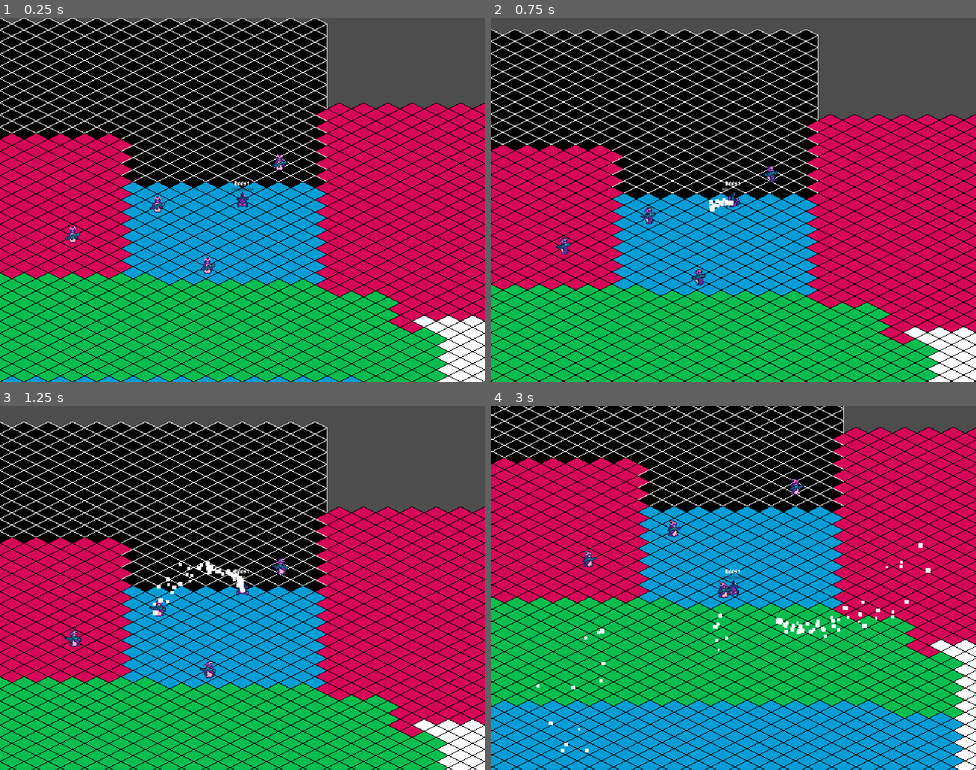
Above: before the commit, frames 1-4 (two rows, left to right).
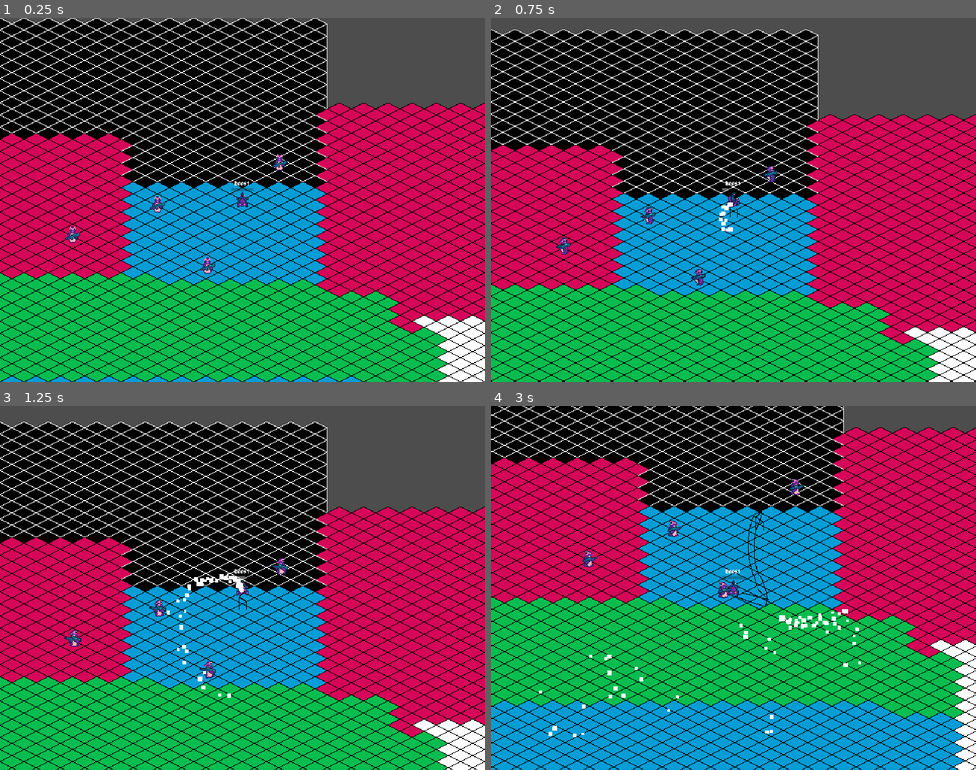
Above: after the commit, the same moments.

Repository: robert-brosh23/SLICK
Game: Godot game, scene res://main.tscn
The game is run twice, just before and just after one commit, with the same random seed, the same clock (stepped at 60 frames per second) and the same inputs.
Inputs:
- Up to frame 1 (0.25 s): no input
- Up to frame 2 (0.75 s): hold D (right) from 0.53 s (still down); hold Space (space) from 0.53 s (still down)
- Up to frame 3 (1.25 s): keep holding D (right); keep holding Space (space)
- Up to frame 4 (3 s): release D (right) at 1.28 s; release Space (space) at 1.28 s; hold A (left) 1.28-2.03 s; tap Space (space) at 1.35, 2.85 s; hold Space (space) 2.03-2.78 s; hold D (right) from 2.03 s (still down)

Frame 1 is identical in both runs. In frame 2, 0.2% of the frame differs, in the area x 45-51%, y 49-59%; in frame 3, 0.4%; in frame 4, 0.9%, in the area x 9-91%, y 29-96%.

Commit message:
add snow tread trails

Diff:
--- a/main.tscn
+++ b/main.tscn
@@ -3,6 +3,7 @@
 [ext_resource type="Texture2D" uid="uid://bjry5y7dhj0kv" path="res://sprites/iso_tileset.png" id="2_1bvp3"]
 [ext_resource type="PackedScene" uid="uid://cx12wbepve0ru" path="res://player/player.tscn" id="2_h2yge"]
 [ext_resource type="PackedScene" uid="uid://b7rbua24wkm4e" path="res://enemy/basic_penguin.tscn" id="3_h2yge"]
+[ext_resource type="PackedScene" uid="uid://bggv56c0juha2" path="res://visual/snow_tracks_trail/snow_trail.tscn" id="4_1bvp3"]
 
 [sub_resource type="TileSetAtlasSource" id="TileSetAtlasSource_0xm2m"]
 texture = ExtResource("2_1bvp3")
@@ -79,3 +80,6 @@
 
 [node name="BasicPenguin4" parent="." unique_id=569782360 instance=ExtResource("3_h2yge")]
 position = Vector2(49, -57)
+
+[node name="SnowTrail" parent="." unique_id=1413568504 node_paths=PackedStringArray("player") instance=ExtResource("4_1bvp3")]
+player = NodePath("../Player4")
--- a/player/player.tscn
+++ b/player/player.tscn
@@ -4,8 +4,8 @@
 [ext_resource type="Texture2D" uid="uid://clqdwu0jlwugl" path="res://sprites/player_spritesheet.png" id="2_n1sff"]
 [ext_resource type="PackedScene" uid="uid://rbpv2yyecy83" path="res://util/state_machine/state_matchine.tscn" id="3_afben"]
 [ext_resource type="PackedScene" uid="uid://fpc4vtdwsnr8" path="res://util/state_machine/state/state.tscn" id="4_nfto1"]
-[ext_resource type="Script" uid="uid://c2b8r851478jb" path="res://player/state/SkateState.gd" id="5_n1sff"]
-[ext_resource type="Script" uid="uid://ut4jpgeb3pyv" path="res://player/state/ChargeState.gd" id="6_afben"]
+[ext_resource type="Script" uid="uid://c2b8r851478jb" path="res://player/state/skate_state.gd" id="5_n1sff"]
+[ext_resource type="Script" uid="uid://ut4jpgeb3pyv" path="res://player/state/charge_state.gd" id="6_afben"]
 [ext_resource type="FontFile" uid="uid://c6lfcmqrq1huc" path="res://util/fonts/m3x6.ttf" id="8_n1sff"]
 [ext_resource type="PackedScene" uid="uid://3a7rvhu374cn" path="res://player/snow_spray_particles/spawner/particle_spawner.tscn" id="9_hg6s5"]
 
--- a/player/snow_spray_particles/spawner/particle_spawner.gd
+++ b/player/snow_spray_particles/spawner/particle_spawner.gd
@@ -5,6 +5,7 @@
 @export var player : Player
 
 var last_rotation : float
+var prev_particle_angle : Vector2
 var prev_particle_velocity : float
 
 func _process(delta: float) -> void:
@@ -14,11 +15,11 @@
 
 	var particle_spawn_angle
 	if rotation_delta > 0 && player.velocity.length() > 20.0:
-		particle_spawn_angle = (Vector2.UP.rotated(player.player_rotation.rotation) + player_velocity_normalized).normalized()
-		particle_spawn_angle.x *= -1.0
-		particle_spawn_angle.y *= -1.0
+		particle_spawn_angle = lerp(prev_particle_angle, (Vector2.UP.rotated(player.player_rotation.rotation) + player_velocity_normalized).normalized() * Vector2(-1.0,-1.0), 1.0 - exp(-8.0 * delta))
 	else:
-		particle_spawn_angle = Vector2.UP.rotated(player.player_rotation.rotation) * Vector2(-1.0,-1.0)
+		particle_spawn_angle = lerp(prev_particle_angle, Vector2.UP.rotated(player.player_rotation.rotation) * Vector2(-1.0,-1.0), 1.0 - exp(-8.0 * delta))
+
+	prev_particle_angle = particle_spawn_angle
 
 	var particle_velocity = lerp(prev_particle_velocity, 10 + (player.velocity.length() * 1.2) * (5000.0 * rotation_delta),  1.0 - exp(-8.0 * delta))
 	prev_particle_velocity = particle_velocity
--- /dev/null
+++ b/visual/snow_tracks_trail/snow_trail.gd
@@ -0,0 +1,29 @@
+class_name SnowTrail
+extends Node2D
+
+@export var min_distance := 6.0
+@export var player: Player
+
+@export var trail_left: Line2D
+@export var trail_right: Line2D
+
+func _physics_process(delta):
+	if player.velocity.length() < 5:
+		return
+
+	if trail_left.points.is_empty() \
+	or trail_left.points[-1].distance_to(player.global_position) > min_distance:
+		trail_left.add_point(_calculate_left_tread_pos())
+		trail_right.add_point(_calculate_right_tread_pos())
+
+	if trail_left.points.size() > 100:
+		trail_left.remove_point(0)
+
+	if trail_right.points.size() > 100:
+		trail_right.remove_point(0)
+
+func _calculate_left_tread_pos() -> Vector2:
+	return Vector2.LEFT.rotated(player.player_rotation.rotation) * 5 + player.global_position
+
+func _calculate_right_tread_pos() -> Vector2:
+	return Vector2.RIGHT.rotated(player.player_rotation.rotation) * 5 + player.global_position
--- /dev/null
+++ b/visual/snow_tracks_trail/snow_trail.tscn
@@ -0,0 +1,22 @@
+[gd_scene format=3 uid="uid://bggv56c0juha2"]
+
+[ext_resource type="Script" uid="uid://djhd84tliereh" path="res://visual/snow_tracks_trail/snow_trail.gd" id="1_1w5wo"]
+
+[node name="SnowTrail" type="Node2D" unique_id=1413568504 node_paths=PackedStringArray("trail_left", "trail_right")]
+script = ExtResource("1_1w5wo")
+trail_left = NodePath("TrailLeft")
+trail_right = NodePath("TrailRight")
+
+[node name="TrailLeft" type="Line2D" parent="." unique_id=914996998]
+width = 1.0
+default_color = Color(0, 0, 0, 1)
+joint_mode = 2
+begin_cap_mode = 2
+end_cap_mode = 2
+
+[node name="TrailRight" type="Line2D" parent="." unique_id=1760715927]
+width = 1.0
+default_color = Color(0, 0, 0, 1)
+joint_mode = 2
+begin_cap_mode = 2
+end_cap_mode = 2
Renamed: player/state/ChargeState.gd -> player/state/charge_state.gd
Renamed: player/state/ChargeState.gd.uid -> player/state/charge_state.gd.uid
Renamed: player/state/SkateState.gd -> player/state/skate_state.gd
Renamed: player/state/SkateState.gd.uid -> player/state/skate_state.gd.uid
Not shown, added: visual/snow_tracks_trail/snow_trail.gd.uid
